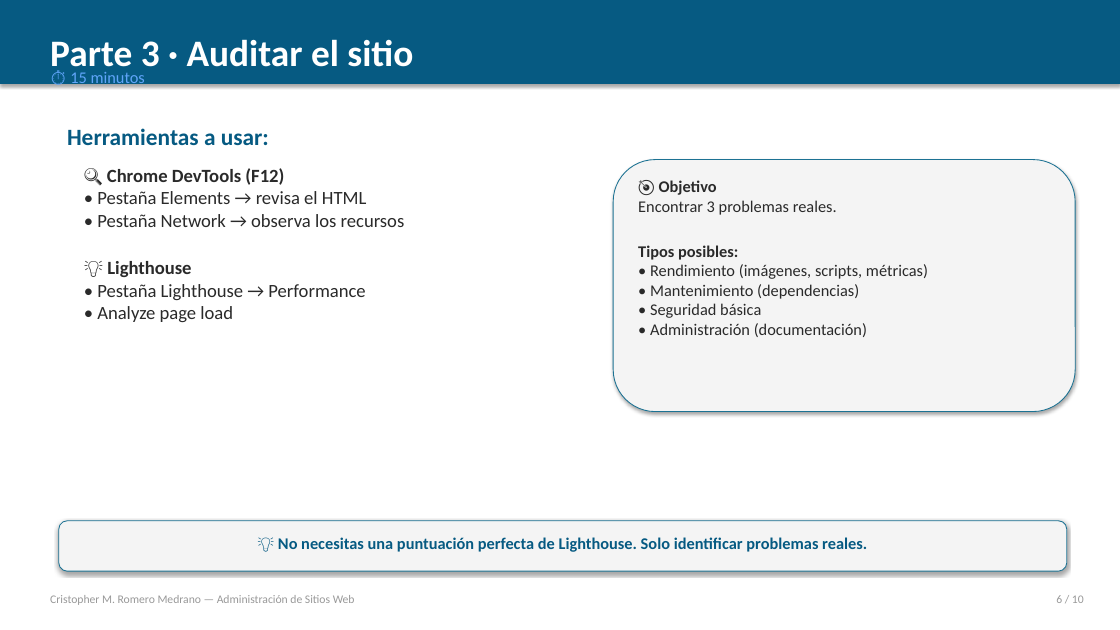
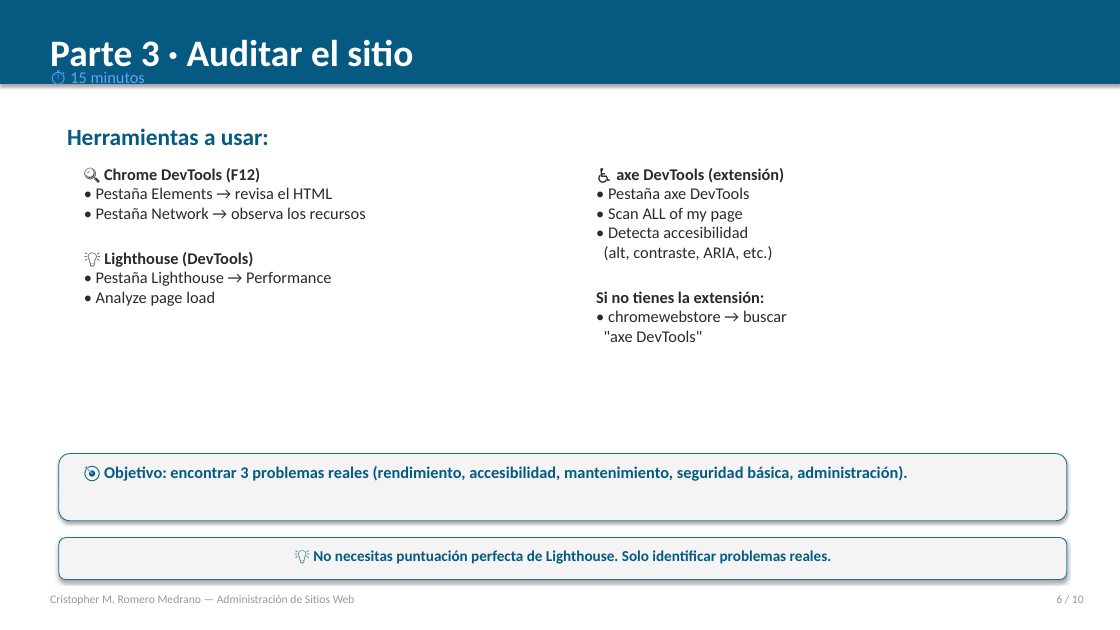
Before and after one commit to KrizRoMe/evaluacion-administracion-web, a slide deck: slide 6 of EVALUACION_PRACTICA_01.pptx. Drawn at 1120x630 pixels with LibreOffice and Linux fonts; fonts in the diff are those of the drawing. Boxes give left, top, right and bottom in pixels: in the first picture for what was removed or moved away, otherwise in the second. Text is boxed around its words. In the diff, an @@ line names an element or a change of style, - is before the commit and + after.

Commit message:
feat: agregar axe DevTools + templates de Issues + eliminar corrección obligatoria
- PPT actualizado: agrega axe DevTools como herramienta de auditoría
- PPT actualizado: aclara que NO se requiere aplicar correcciones en código
- Nueva carpeta .github/ISSUE_TEMPLATE/ con 4 templates (rendimiento, mantenimiento, accesibilidad, general)
- Instrucciones y checklist actualizados
- README plantilla actualizado
- Rúbrica PPTX regenerada

```diff
--- a/EVALUACION_PRACTICA_01.pptx
+++ b/EVALUACION_PRACTICA_01.pptx
@@ text at (96, 168, 366, 306): size 16 to 14 pt in "🔍 Chrome DevTools (F12)", "• Pestaña Elements → revisa el HTML", "• Pestaña Network → observa los recursos", "• Pestaña Lighthouse → Performance" and 1 more places @@
@@ text "♿ axe DevTools (extensión)": place and size @@
-text "♿ axe DevTools (extensión)" at (613, 160, 1075, 412)
+text "♿ axe DevTools (extensión)" at (596, 168, 787, 342)
@@ text "♿ axe DevTools (extensión)" at (596, 168, 787, 342): fill #F4F4F4 to none; outline #1C7293 0.75 pt to none; shadow off @@
@@ text at (596, 168, 787, 342): text added @@
+♿ axe DevTools (extensión)
+• Pestaña axe DevTools
+• Scan ALL of my page
+• Detecta accesibilidad
+(alt, contraste, ARIA, etc.)
+Si no tienes la extensión:
+• chromewebstore → buscar
+"axe DevTools"
@@ text at (104, 252, 253, 267): text changed; size 16 to 14 pt @@
-💡 Lighthouse
+💡 Lighthouse (DevTools)
@@ rounded rectangle added at (59, 454, 1067, 521), fill #F4F4F4, outline #1C7293 0.75 pt @@
@@ text at (104, 466, 907, 481): text changed; text colour #2A2A2A to #065A82; bold on @@
-🎯 Objetivo
-Encontrar 3 problemas reales.
-Tipos posibles:
-• Rendimiento (imágenes, scripts, métricas)
-• Mantenimiento (dependencias)
-• Seguridad básica
-• Administración (documentación)
+🎯 Objetivo: encontrar 3 problemas reales (rendimiento, accesibilidad, mantenimiento, seguridad básica, administración).
@@ rounded rectangle: place and size @@
-rounded rectangle at (59, 521, 1067, 571)
+rounded rectangle at (59, 538, 1067, 580)
@@ text at (313, 550, 832, 564): text changed; size 14 to 13 pt @@
-💡 No necesitas una puntuación perfecta de Lighthouse. Solo identificar problemas reales.
+💡 No necesitas puntuación perfecta de Lighthouse. Solo identificar problemas reales.
```
Also in this commit, not shown: 5 other slides changed, 1 slide added, 1 slide removed, 8 other files.
